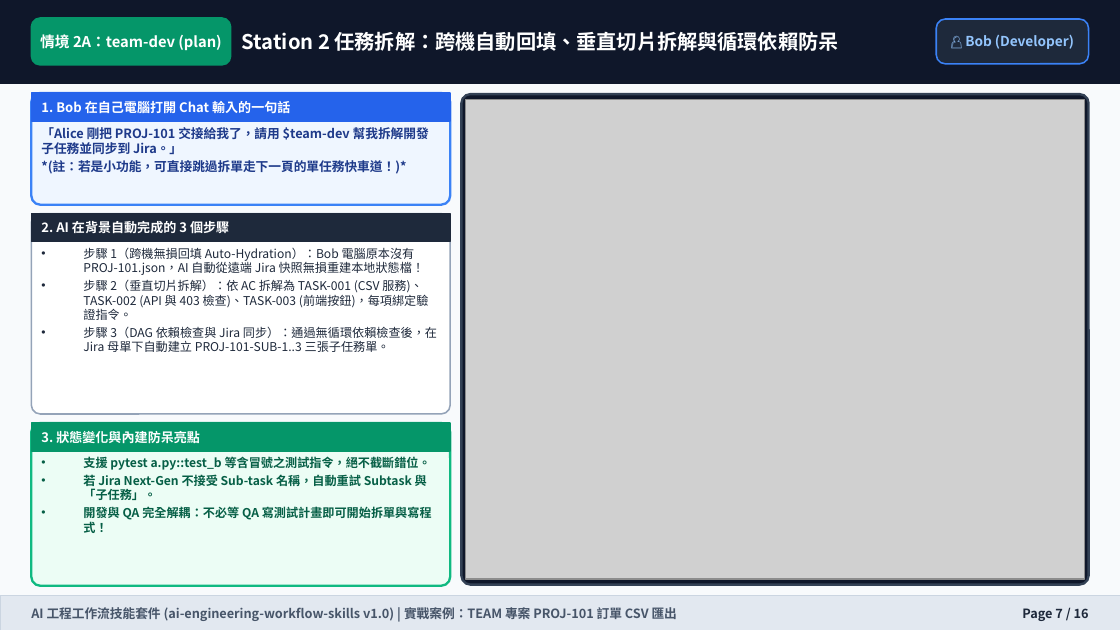
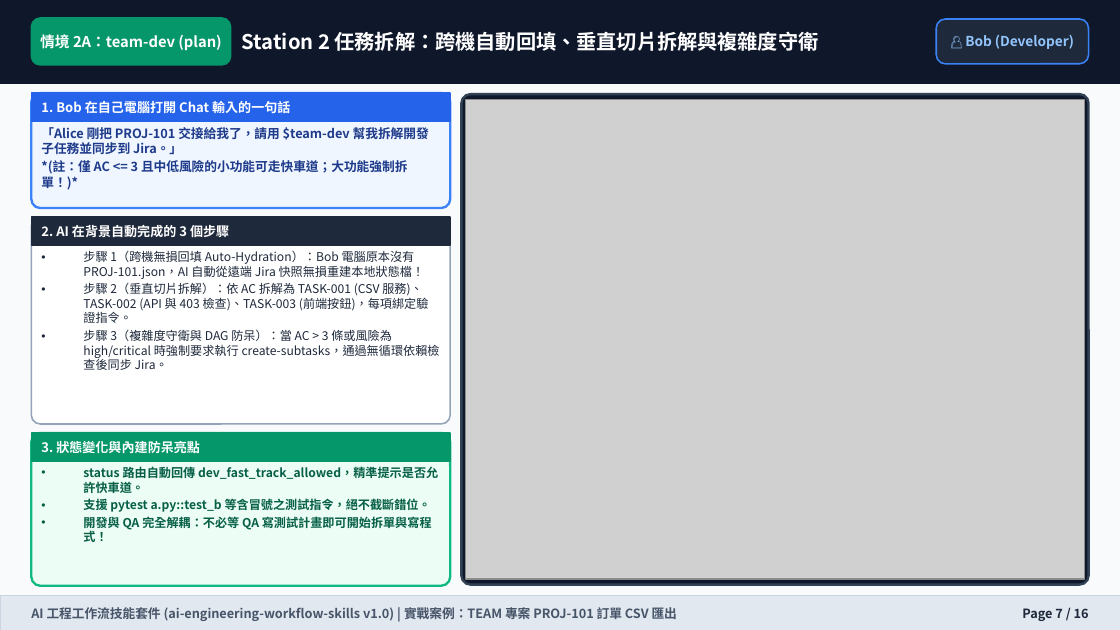
Before and after one commit to wilsonliu123/ai-engineering-workflow-skills, a slide deck: slide 7 of docs/training-manual.pptx. Drawn at 1120x630 pixels with LibreOffice and Linux fonts; fonts in the diff are those of the drawing; grey boxes stand for pictures. Boxes give left, top, right and bottom in pixels: in the first picture for what was removed or moved away, otherwise in the second. Text is boxed around its words. In the diff, an @@ line names an element or a change of style, - is before the commit and + after.

```diff
--- a/docs/training-manual.pptx
+++ b/docs/training-manual.pptx
@@ text at (x1=242, y1=31, x2=819, y2=51): text changed @@
-Station 2 任務拆解：跨機自動回填、垂直切片拆解與循環依賴防呆
+Station 2 任務拆解：跨機自動回填、垂直切片拆解與複雜度守衛
@@ text at (x1=41, y1=160, x2=408, y2=190): text changed @@
-*(註：若是小功能，可直接跳過拆單走下一頁的單任務快車道！)*
+*(註：僅 AC <= 3 且中低風險的小功能可走快車道；大功能強制拆單！)*
@@ proportions changed in 3 elements at (x1=31, y1=93, x2=450, y2=208), (x1=31, y1=433, x2=450, y2=586), (x1=31, y1=217, x2=450, y2=424) @@
@@ rounded rectangle resized from (x1=31, y1=214, x2=450, y2=414) to (x1=31, y1=217, x2=450, y2=424) @@
@@ text at (x1=83, y1=329, x2=440, y2=370): text changed @@
-• 步驟 3（DAG 依賴檢查與 Jira 同步）：通過無循環依賴檢查後，在 Jira 母單下自動建立 PROJ-101-SUB-1..3 三張子任務單。
+• 步驟 3（複雜度守衛與 DAG 防呆）：當 AC > 3 條或風險為 high/critical 時強制要求執行 create-subtasks，通過無循環依賴檢查後同步 Jira。
@@ rectangle moved from (x1=31, y1=423, x2=450, y2=451) to (x1=31, y1=433, x2=450, y2=461) @@
@@ rounded rectangle resized from (x1=31, y1=423, x2=450, y2=586) to (x1=31, y1=433, x2=450, y2=586) @@
@@ text "3. 狀態變化與內建防呆亮點" moved from (x1=41, y1=431, x2=200, y2=443) to (x1=41, y1=441, x2=200, y2=453) @@
@@ text "status 路由自動回傳 dev_fast_track_allowed，精準提示是否允許快車道。" moved from (x1=83, y1=456, x2=432, y2=533) to (x1=83, y1=464, x2=438, y2=542) @@
@@ text at (x1=83, y1=464, x2=438, y2=493): paragraph added @@
+• status 路由自動回傳 dev_fast_track_allowed，精準提示是否允許快車道。
@@ text at (x1=83, y1=472, x2=427, y2=500): paragraph removed @@
-• 若 Jira Next-Gen 不接受 Sub-task 名稱，自動重試 Subtask 與「子任務」。
```
Also in this commit, not shown: 11 other slides changed, 15 other files.
